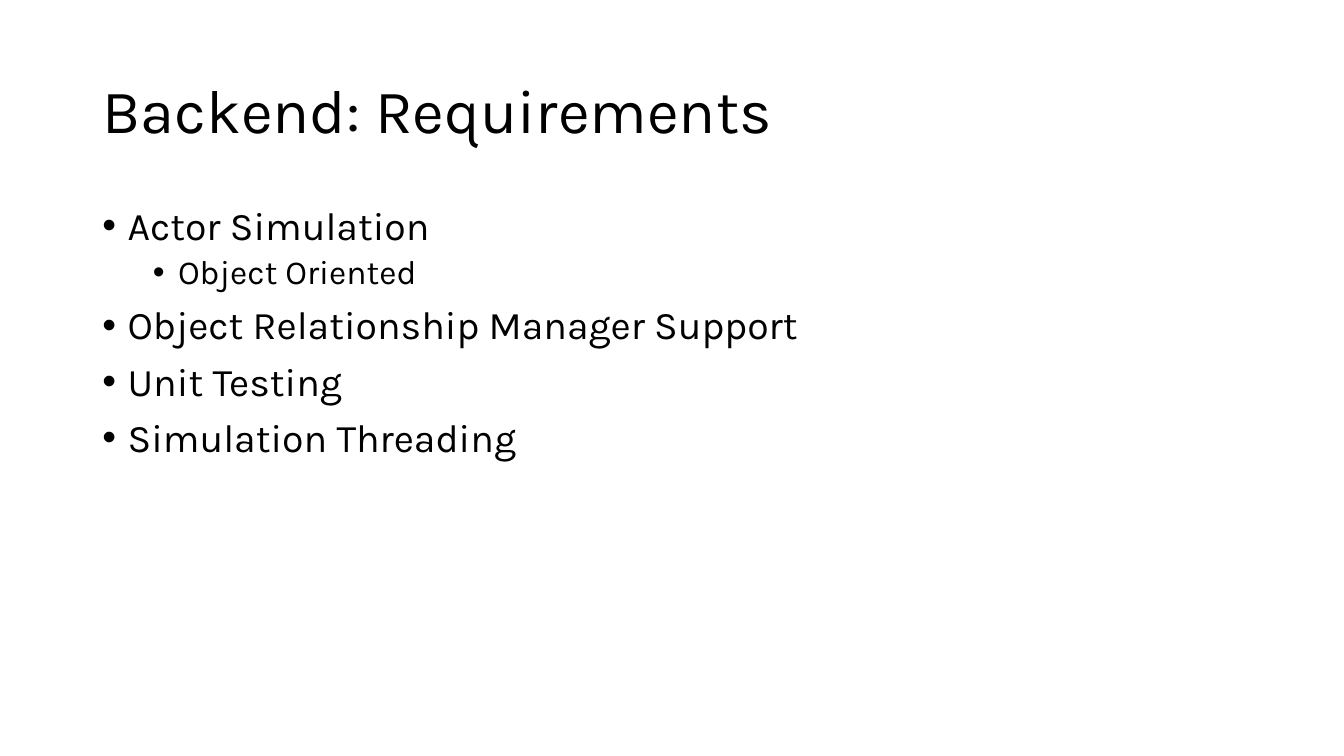
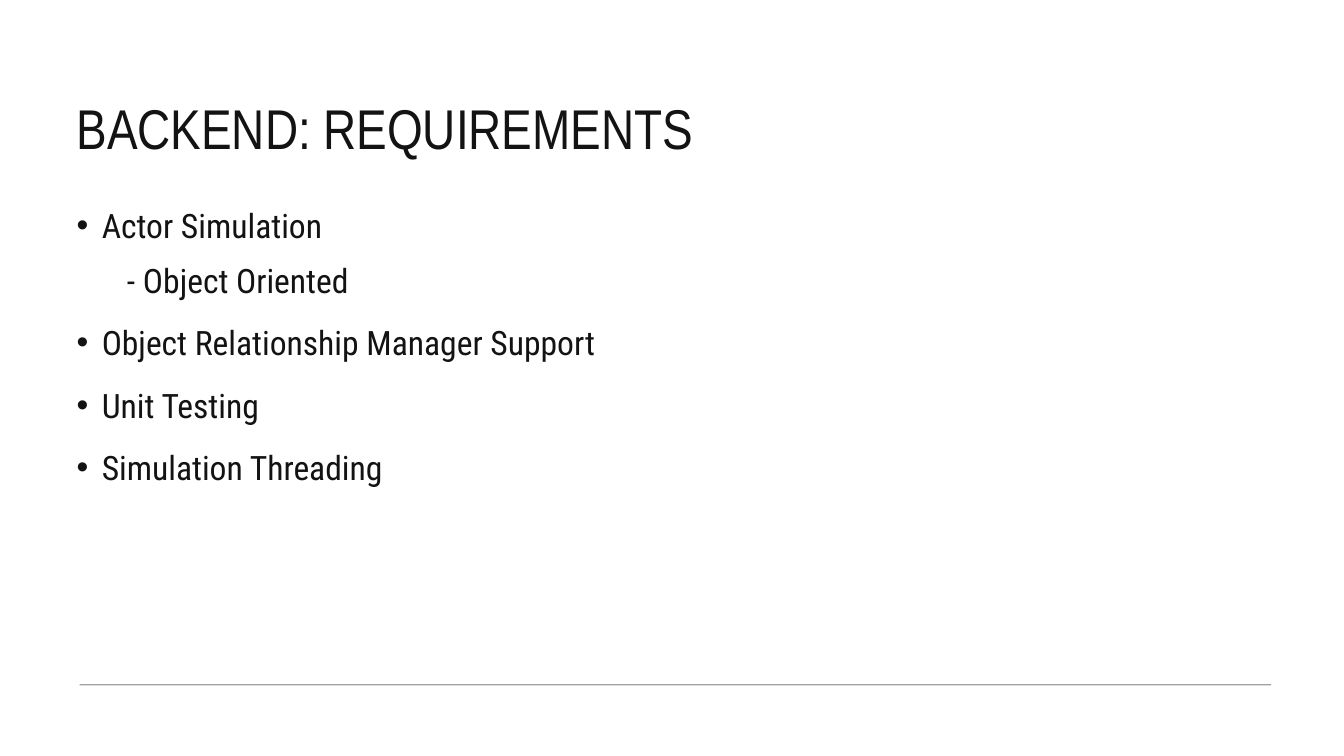
Before and after one commit to Team-Gala-JP/Team-Gala-JP, a slide deck: slide 5 of Team Gala Tech Stack.pptx (slide 2 before the commit). Drawn at 1344x756 pixels with LibreOffice and Linux fonts; fonts in the diff are those of the drawing. Boxes give left, top, right and bottom in pixels: in the first picture for what was removed or moved away, otherwise in the second. Text is boxed around its words. In the diff, an @@ line names an element or a change of style, - is before the commit and + after.

```diff
--- a/Team Gala Tech Stack.pptx
+++ b/Team Gala Tech Stack.pptx
@@ title "BACKEND: REQUIREMENTS" at [77,110,693,158]: vertical alignment middle to bottom @@
@@ title at [77,110,693,158]: text changed; size 44 to 40 pt; font Karla to Arial Narrow; text colour #000000 to #131313 @@
-Backend: Requirements
+BACKEND: REQUIREMENTS
@@ text "Actor Simulation": place and size @@
-text "Actor Simulation" at [128,213,797,462]
+text "Actor Simulation" at [102,212,595,487]
@@ text at [102,212,595,487]: size 28 to 24 pt, font Karla to Roboto Condensed, text colour #000000 to #131313 in "Actor Simulation", "Object Relationship Manager Support", "Unit Testing", "Simulation Threading"; line spacing 0.9 to 1.2 @@
@@ text at [143,267,348,300]: text changed; font Karla to Roboto Condensed; text colour #000000 to #131313 @@
-  • Object Oriented
+  - Object Oriented
@@ line added from (1271, 685) to (80, 685), #444742 1 pt @@
```
Also in this commit, not shown: 3 other slides changed, 4 slides added, 1 slide removed.
